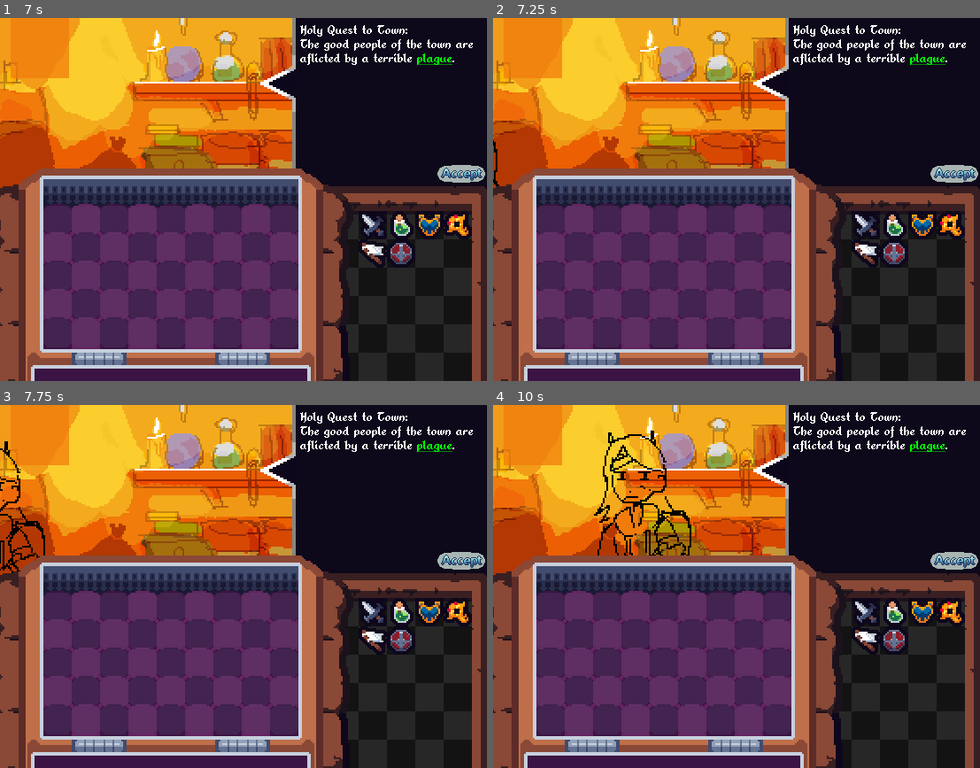
Above: before the commit, frames 1-4 (two rows, left to right).
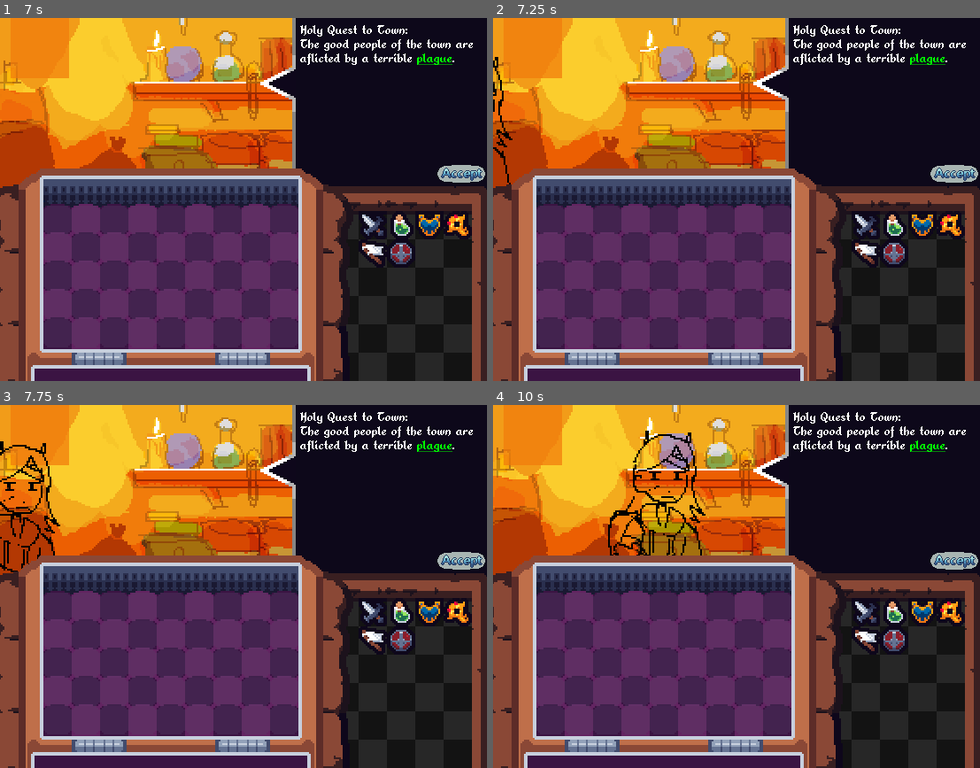
Above: after the commit, the same moments.

Repository: ObliteratedEntertainment/LudumDare54
Game: Godot game, scene res://main.tscn
Two runs of this game, one before a commit and one after it. Both use one fixed random seed, a clock stepped at 60 frames per second and the inputs below.
Inputs (mouse positions are in pixels of both pictures, inside the frame that each line leads up to):
- Up to frame 1 (7 s): click (462, 174) at 0.5 s; click (462, 174) at 1.25 s; click (462, 174) at 2 s; move the mouse to (389, 94) at 2.77 s; tap R (item_rotate) every 0.75 s from 2.85 to 6.6 s; tap Enter at 3.5 s; move the mouse to (146, 217) at 3.52 s; move the mouse to (292, 119) at 4.27 s; move the mouse to (219, 272) at 5.02 s; move the mouse to (389, 253) at 5.77 s; tap Space at 6.5 s; move the mouse to (97, 145) at 6.52 s
- Up to frame 2 (7.25 s): no input
- Up to frame 3 (7.75 s): move the mouse to (267, 586) at 7.27 s; tap R (item_rotate) at 7.35 s
- Up to frame 4 (10 s): move the mouse to (663, 495) at 8.02 s; tap R (item_rotate) at 8.1, 8.85, 9.6 s; move the mouse to (843, 568) at 8.77 s; move the mouse to (639, 604) at 9.52 s

Frame 1 is identical in both runs. In frame 2, 0.3% of the frame differs, in the area x 0-4%, y 10-47%; in frame 3, 1.1%; in frame 4, 2.1%, in the area x 20-44%, y 7-42%.

Commit message:
Update sprite orientation when moving in/out

Diff:
--- a/characters/base/character.gd
+++ b/characters/base/character.gd
@@ -4,6 +4,8 @@
 @onready var neutral_sprite = $Neutral
 @onready var success_sprite = $Success
 @onready var failure_sprite = $Failure
+@onready var sprites = [neutral_sprite, success_sprite, failure_sprite]
+
 @onready var quest_node = $Quest
 @onready var lore_node = $Lore
 
@@ -14,3 +16,11 @@
 
 func get_lore():
 	return lore_node.get_child(0)
+
+func disable_sprites():
+	for s in sprites:
+		s.visible = false
+
+func flip_h(b):
+	for s in sprites:
+		s.flip_h = b
--- a/ui/character/CharacterContainer.gd
+++ b/ui/character/CharacterContainer.gd
@@ -26,13 +26,13 @@
 
 func _quest_accepted(success):
 	quest_successful = success
+	character.flip_h(false)
 	animation.play("Leave")
 
 func character_left():
 	GameManager.character_mission_start.emit()
-	character.neutral_sprite.visible = false
-	character.success_sprite.visible = false
-	character.failure_sprite.visible = false
+	character.disable_sprites()
+	character.flip_h(true)
 	if quest_successful == null:
 		character.neutral_sprite.visible = true
 	elif quest_successful:
